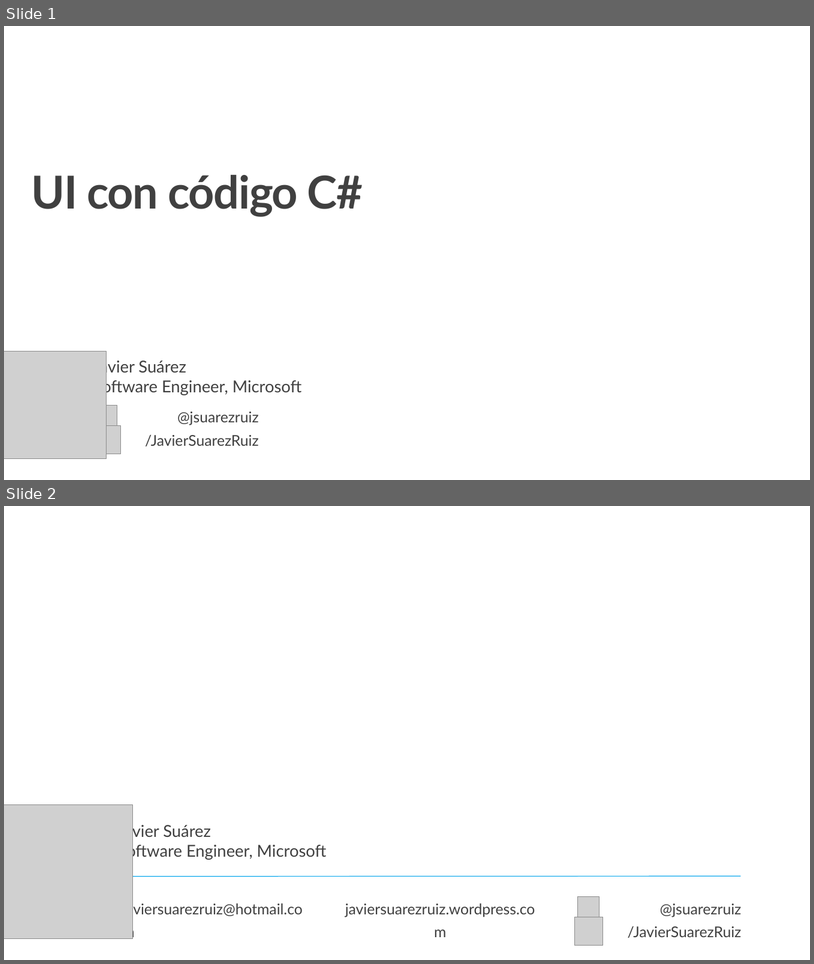
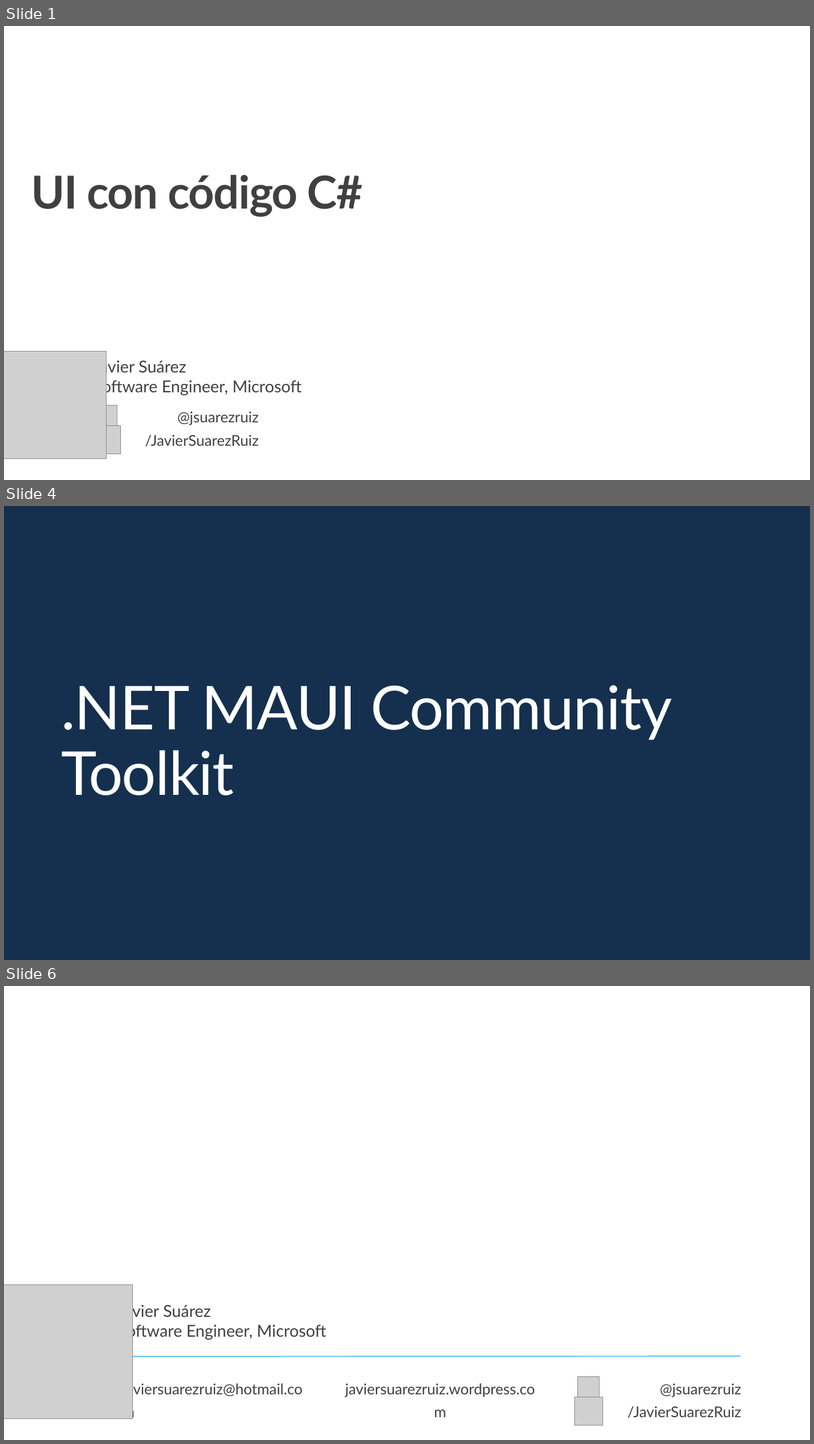
Before and after one commit to jsuarezruiz/taller-dotnet-maui, a slide deck: Bloque 4 - Creación de la UI/Taller16 - UI con C#.pptx. Shown one above the other, each under a label of ours: slides 1 and 2 before the commit, slides 1, 4 and 6 after it; the slides between them are not shown. The pictures are 814x964 and 814x1444 pixels, drawn with LibreOffice and Linux fonts; fonts in the diff are those of the drawing; grey boxes stand for pictures; background and template pictures are left out. Boxes give left, top, right and bottom in pixels: in the first picture for what was removed or moved away, otherwise in the second. Text is boxed around its words. In the diff, an @@ line names an element or a change of style, - is before the commit and + after.

```diff
--- a/Bloque 4 - Creación de la UI/Taller16 - UI con C#.pptx
+++ b/Bloque 4 - Creación de la UI/Taller16 - UI con C#.pptx
@@ slide 4 added at [4, 506, 810, 960], background #15304E @@
@@ title added at [61, 685, 672, 795], 72 pt, text #FFFFFF @@
+.NET MAUI Community Toolkit
@@ what was slide 2 is now slide 6 @@
```
Also in this commit, not shown: 3 other slides added.
